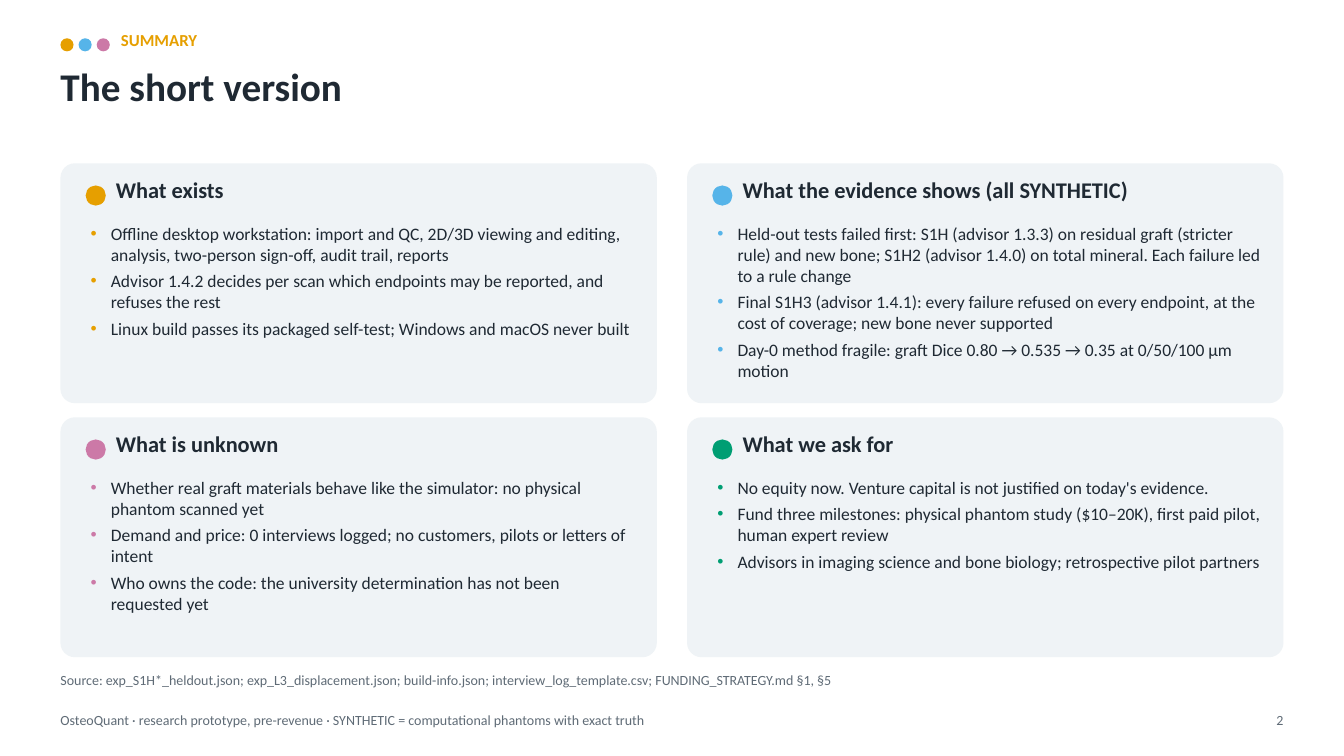
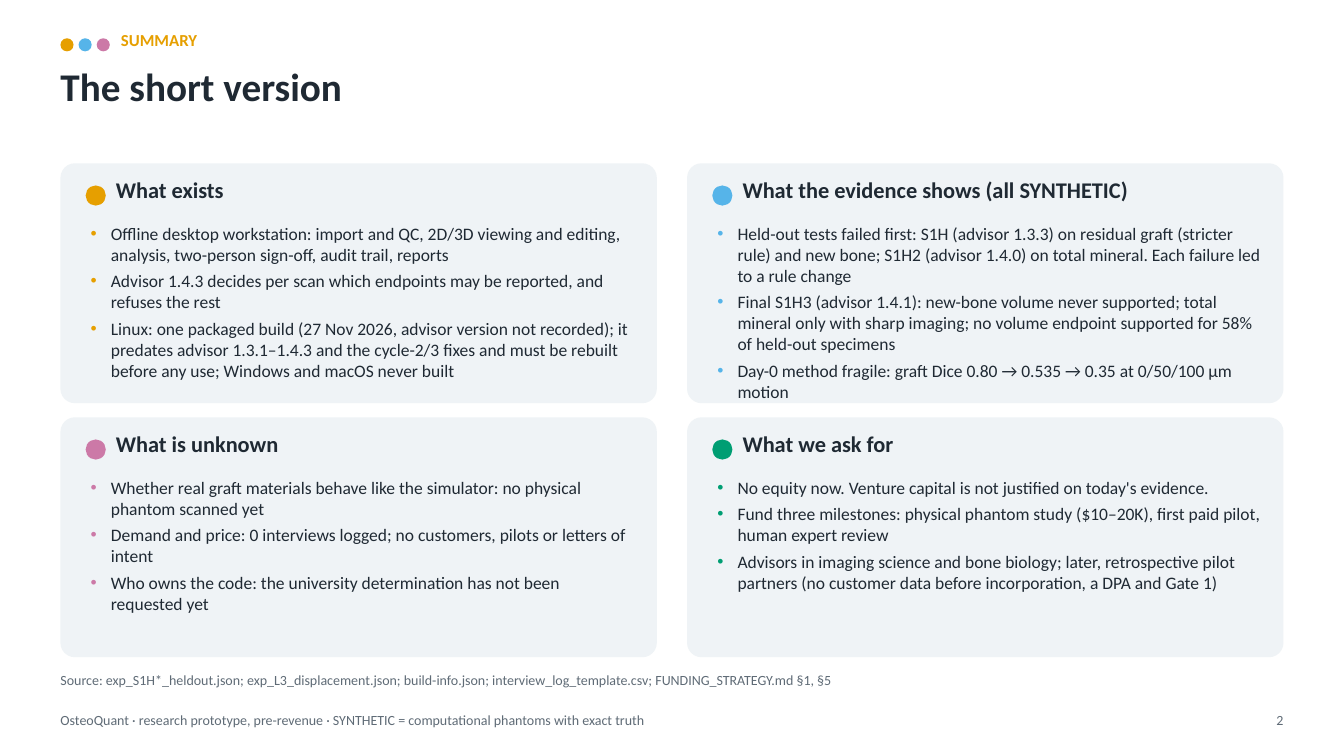
Before and after one commit to arnavhiteshpatel-cloud/playground, a slide deck: slide 2 of investor/OsteoQuant_Investor_Deck.pptx. Drawn at 1344x756 pixels with LibreOffice and Linux fonts; fonts in the diff are those of the drawing. Boxes give left, top, right and bottom in pixels: in the first picture for what was removed or moved away, otherwise in the second. Text is boxed around its words. In the diff, an @@ line names an element or a change of style, - is before the commit and + after.

```diff
--- a/investor/OsteoQuant_Investor_Deck.pptx
+++ b/investor/OsteoQuant_Investor_Deck.pptx
@@ text at (111,275,628,380): text changed @@
-• Advisor 1.4.2 decides per scan which endpoints may be reported, and refuses the rest
-• Linux build passes its packaged self-test; Windows and macOS never built
+• Advisor 1.4.3 decides per scan which endpoints may be reported, and refuses the rest
+• Linux: one packaged build (27 Nov 2026, advisor version not recorded); it predates advisor 1.3.1–1.4.3 and the cycle-2/3 fixes and must be rebuilt before any use; Windows and macOS never built
@@ text at (738,295,1252,353): text changed @@
-• Final S1H3 (advisor 1.4.1): every failure refused on every endpoint, at the cost of coverage; new bone never supported
+• Final S1H3 (advisor 1.4.1): new-bone volume never supported; total mineral only with sharp imaging; no volume endpoint supported for 58% of held-out specimens
@@ text at (738,556,1235,592): text changed @@
-• Advisors in imaging science and bone biology; retrospective pilot partners
+• Advisors in imaging science and bone biology; later, retrospective pilot partners (no customer data before incorporation, a DPA and Gate 1)
```
Also in this commit, not shown: 10 other slides changed, 17 other files.
